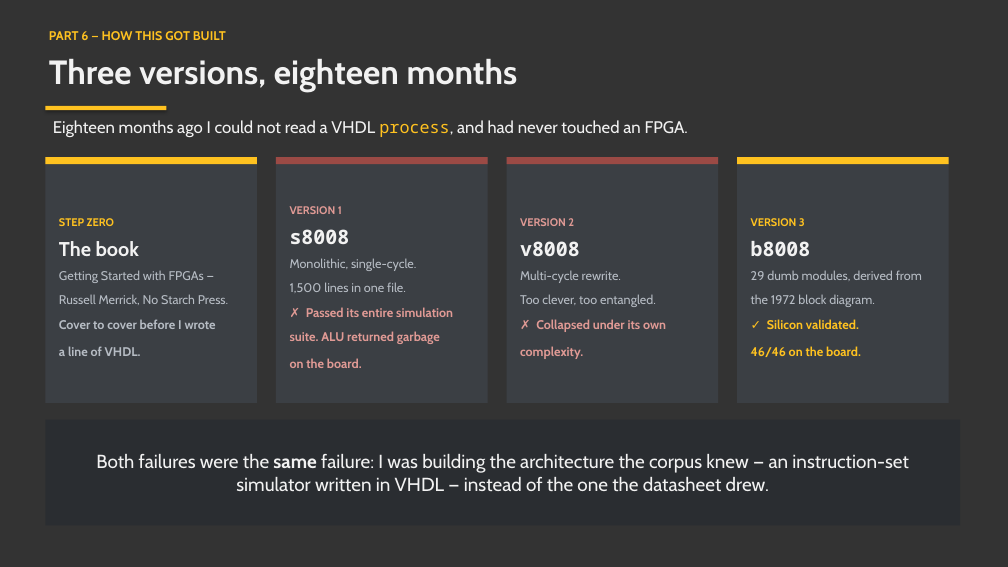
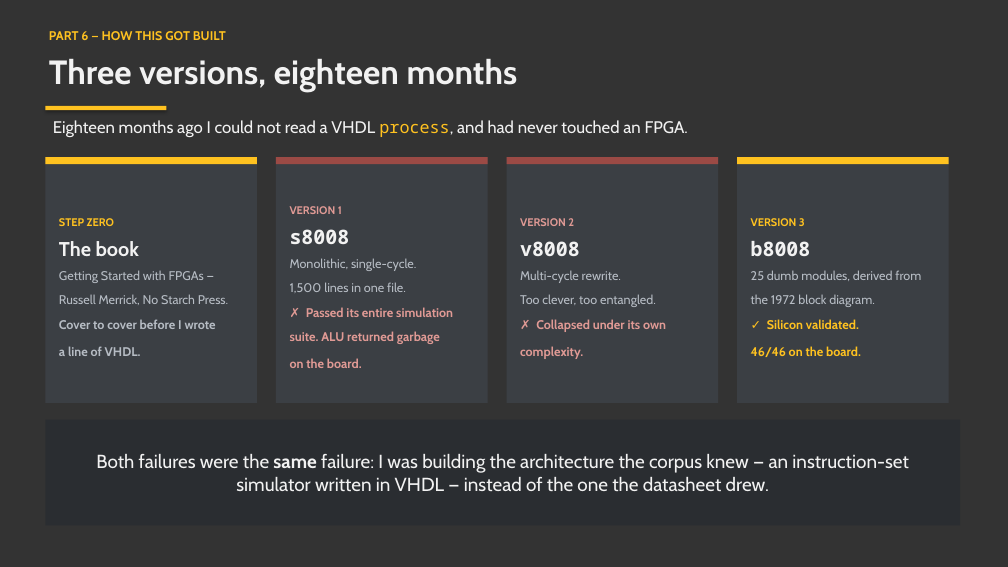
Before and after one commit to robertrico/intel-8008-vhdl, a slide deck: slide 29 of docs/fpga-presentation/fpga_talk.pptx (slide 28 before the commit). Drawn at 1008x567 pixels with LibreOffice and Linux fonts; fonts in the diff are those of the drawing. Boxes give left, top, right and bottom in pixels: in the first picture for what was removed or moved away, otherwise in the second. Text is boxed around its words. In the diff, an @@ line names an element or a change of style, - is before the commit and + after.

```diff
--- a/docs/fpga-presentation/fpga_talk.pptx
+++ b/docs/fpga-presentation/fpga_talk.pptx
@@ text in rectangle at <box>751,270,921,307</box>: text changed @@
-29 dumb modules, derived from
-the 1972 block diagram.
+25 dumb modules, derived from
+the 1972 block diagram.
```
Also in this commit, not shown: 6 other slides changed, 1 slide added, 5 other files.
